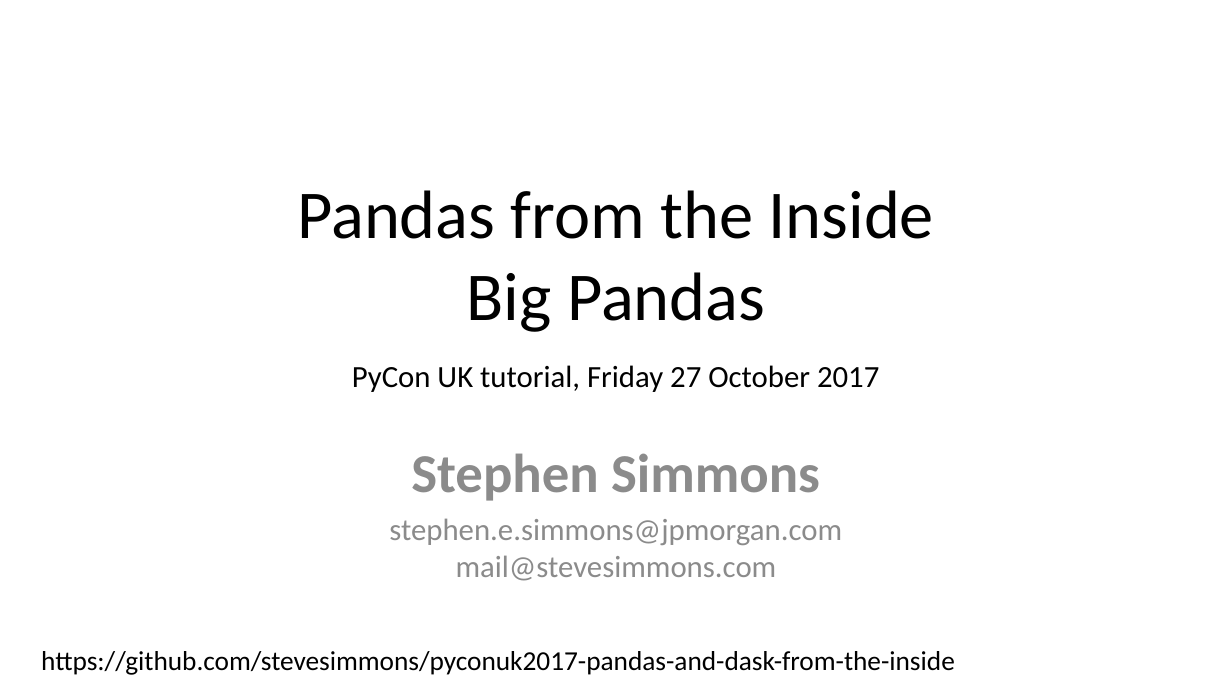
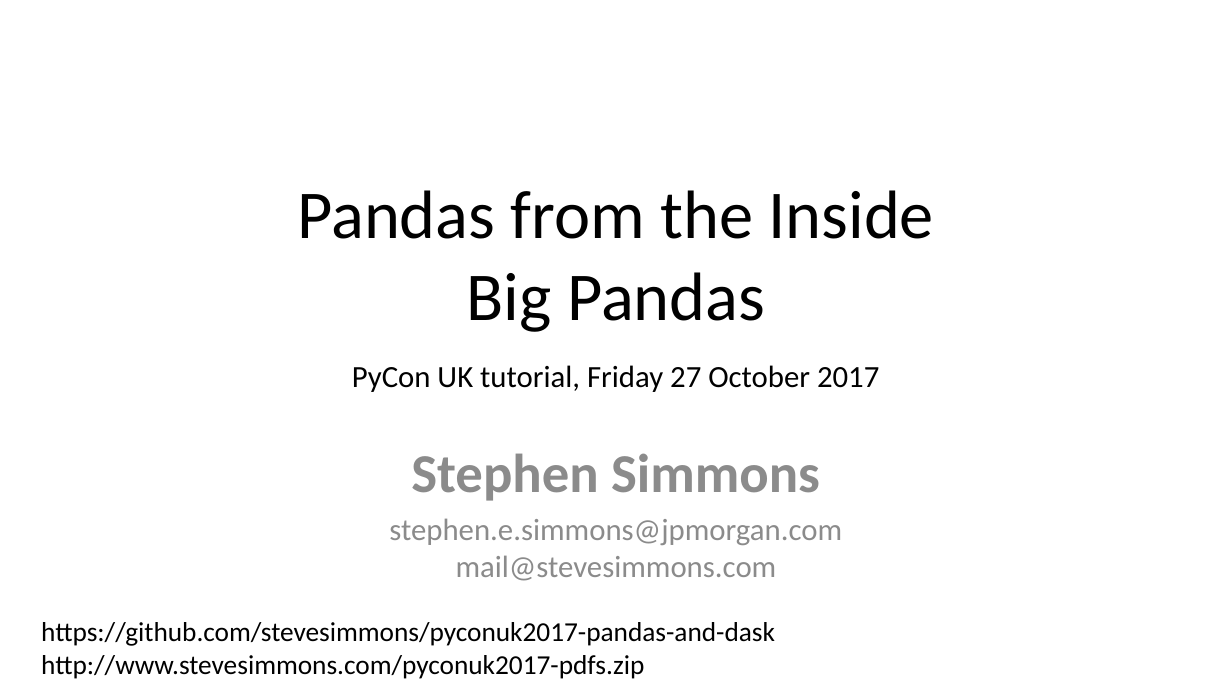
Before and after one commit to stevesimmons/pyconuk-2017-pandas-and-dask, a slide deck: slide 1 of slides-0-intro-jpmorgan.pptx. Drawn at 1232x693 pixels with LibreOffice and Linux fonts; fonts in the diff are those of the drawing; background and template pictures are left out. Boxes give left, top, right and bottom in pixels: in the first picture for what was removed or moved away, otherwise in the second. Text is boxed around its words. In the diff, an @@ line names an element or a change of style, - is before the commit and + after.

```diff
--- a/slides-0-intro-jpmorgan.pptx
+++ b/slides-0-intro-jpmorgan.pptx
@@ text at bbox=[41, 622, 775, 679]: text changed @@
-https://github.com/stevesimmons/pyconuk2017-pandas-and-dask-from-the-inside
+https://github.com/stevesimmons/pyconuk2017-pandas-and-dask
+http://www.stevesimmons.com/pyconuk2017-pdfs.zip
```
Also in this commit, not shown: 1 other file.
